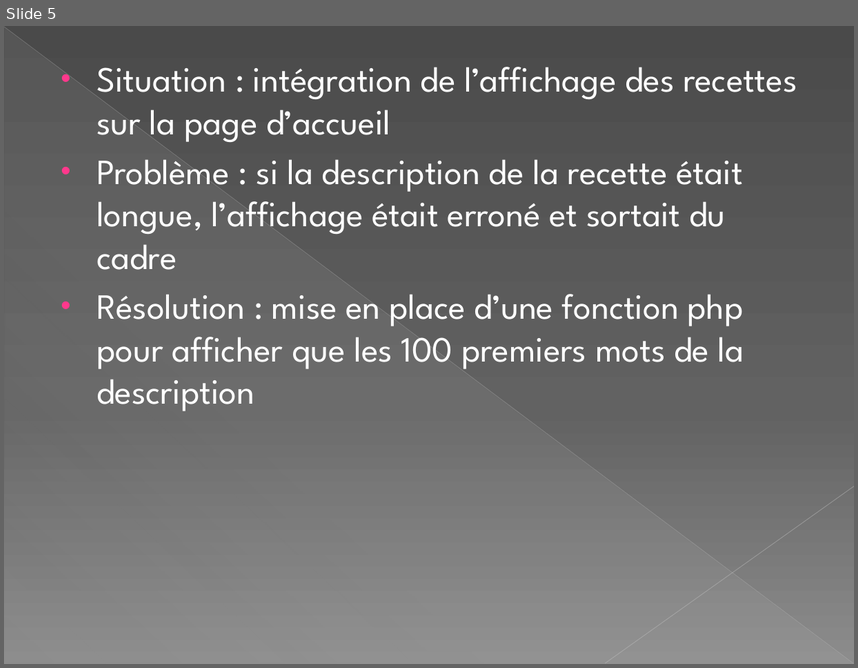
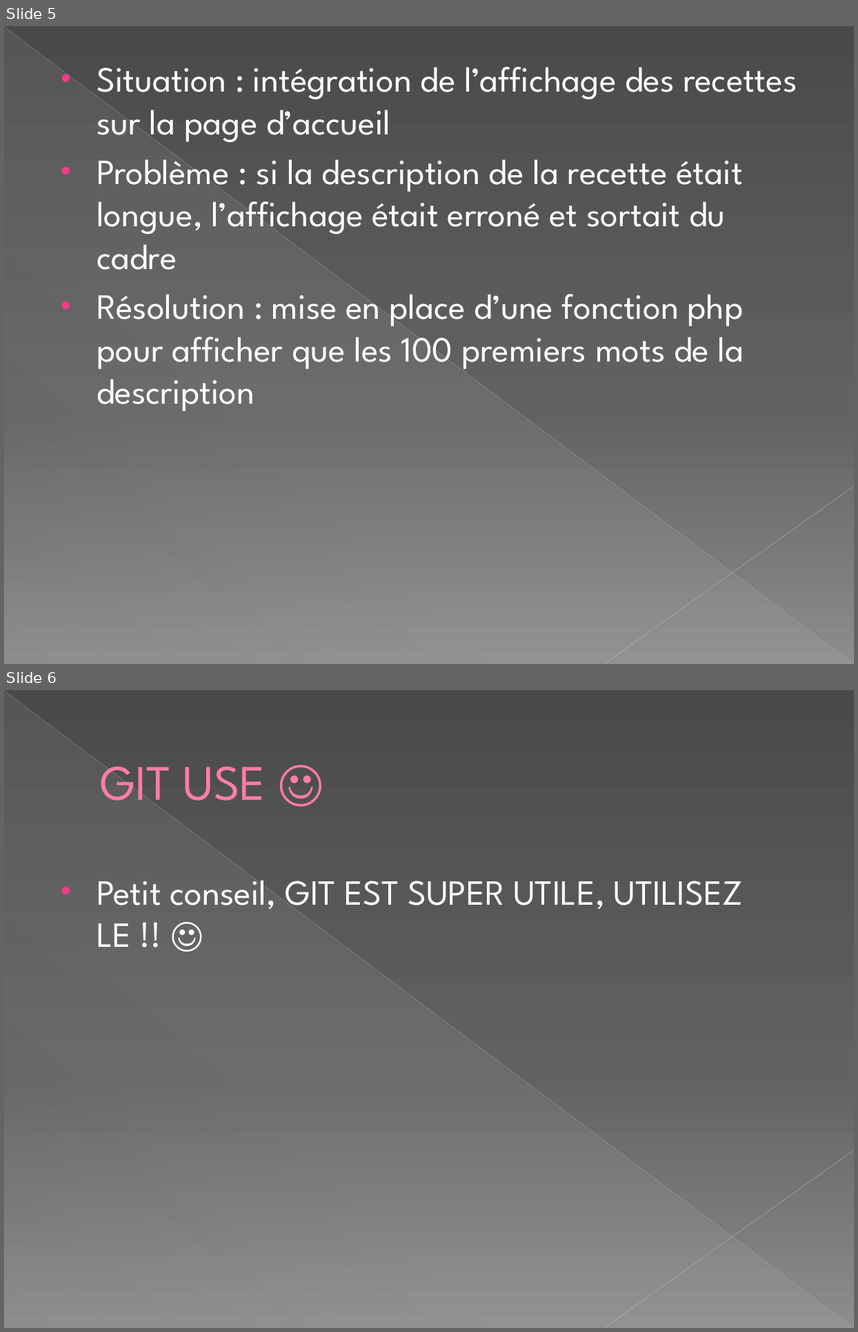
Before and after one commit to Dioxo/La-Cuisine-Du-Monde, a slide deck: Comptes rendus/Tests d’integration -- presentation finale projet.pptx. Shown one above the other, each under a label of ours: slide 5 before the commit, slides 5 and 6 after it. The pictures are 858x668 and 858x1332 pixels, drawn with LibreOffice and Linux fonts; fonts in the diff are those of the drawing. Boxes give left, top, right and bottom in pixels: in the first picture for what was removed or moved away, otherwise in the second. Text is boxed around its words. In the diff, an @@ line names an element or a change of style, - is before the commit and + after.

```diff
--- a/Comptes rendus/Tests d’integration -- presentation finale projet.pptx
+++ b/Comptes rendus/Tests d’integration -- presentation finale projet.pptx
@@ slide 6 added at (x1=4, y1=690, x2=854, y2=1328), background gradient #4A4A4A to #626262 to #8C8C8C; not listed: 3 template elements that a slide beside it also shows @@
@@ title added at (x1=100, y1=766, x2=266, y2=800), 42 pt, text #FF7DA7 @@
+GIT USE ☺
@@ text added at (x1=96, y1=880, x2=744, y2=947), 30 pt, text #FFFFFF @@
+• Petit conseil, GIT EST SUPER UTILE, UTILISEZ LE !! ☺
```
Also in this commit, not shown: 2 slides changed, 1 other file.
